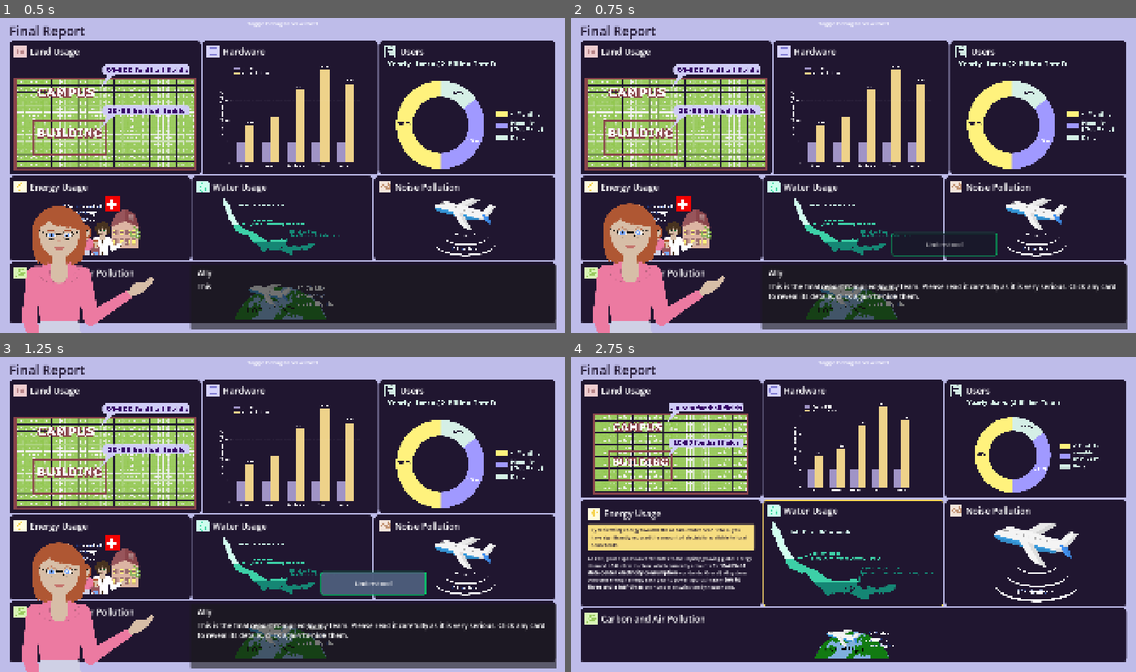
Above: before the commit, frames 1-4 (two rows, left to right).
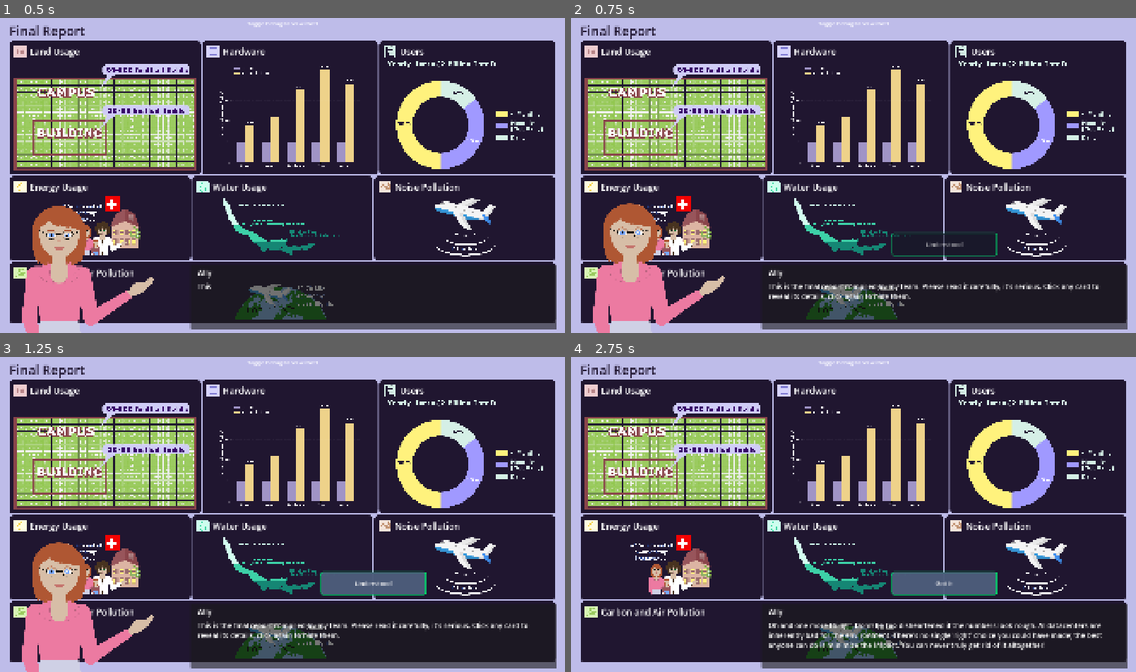
Above: after the commit, the same moments.

Repository: krishna3960/EducationTechnology
Game: Godot game, scene res://Scenes/DashboardStage.tscn
Same seed, same stepped clock (60 frames per second), same inputs: the game is played once before the commit and once after it. This scene is started directly instead of the project's main scene. The engine's default icon, where the game draws it, is replaced by a stand-in: a white triangle on a blue panel in a dark square.
Inputs (mouse positions are in pixels of both pictures, inside the frame that each line leads up to):
- Up to frame 1 (0.5 s): no input
- Up to frame 2 (0.75 s): tap Enter (ui_accept) at 0.5 s; move the mouse to (977, 159) at 0.52 s; hold D (move_right) from 0.53 s (still down); click (977, 159) at 0.67 s
- Up to frame 3 (1.25 s): keep holding D (move_right); tap Enter (ui_accept) at 0.77 s
- Up to frame 4 (2.75 s): release D (move_right) at 1.25 s; click "Understood" at 1.25 s; tap Enter (ui_accept) at 2 s; drag from (740, 530) to (825, 577) at 2.02 s

Frame 1 is identical in both runs. In frame 2, 0.6% of the frame differs, in the area x 35-97%, y 83-90%; in frame 3, 0.6%; in frame 4, 30%, in the area x 1-99%, y 7-99%.

Commit message:
feat: ally reassures there is no single best choice

Diff:
--- a/educational-game/Scripts/stages/dashboard_template.gd
+++ b/educational-game/Scripts/stages/dashboard_template.gd
@@ -3,6 +3,10 @@
 const _SFX_CYCLE: AudioStream = preload("res://Assets/Music/Just A 1 Second Woosh Sound.mp3")
 @export var _PORTRAIT: Texture2D = preload("res://Assets/scene_png/techgirl.png")
 @export var _SPEAKER: String = "Ally"
+
+@export_multiline var _INTRO_TEXT_1: String = "This is the final report compiled by my team. Please read it carefully, it's serious. Click any card to reveal its details, click again to hide them."
+@export_multiline var _INTRO_TEXT_2: String = "Oh and one more thing, {name}. Don't be too disheartened if the numbers look rough. AI datacenters are inherently bad for the environment. There's no single 'right' choice you could have made; the best anyone can do is minimize the impact. You can never truly get rid of it altogether!"
+
 var _intro_dismissed: bool = false
 
 @export_category("Global Dashboard Settings")
@@ -66,26 +70,37 @@
 	_show_intro_dialogue()
 
 func _show_intro_dialogue() -> void:
+	_show_intro_step(_INTRO_TEXT_1, "Understood", _show_second_intro_dialogue)
+
+func _show_second_intro_dialogue() -> void:
+	_show_intro_step(_INTRO_TEXT_2, "Got it", _dismiss_intro)
+
+func _show_intro_step(text: String, button_label: String, on_confirm: Callable) -> void:
 	var opts := DialogueOptions.new()
 	opts.dim = false
 	opts.auto_close = false
-	Dialogue.on_typewriter_done.connect(_mount_ok_button, CONNECT_ONE_SHOT)
-	Dialogue.show_dialogue(_PORTRAIT, _SPEAKER, "This is the final report compiled by my team. Please read it carefully as it is very serious. Click any card to reveal its details, click again to hide them.", opts, null)
-
-func _mount_ok_button() -> void:
+	var resolved: String = text.replace("{name}", GameState.player_name)
+	var on_typewriter_done := func(): _mount_intro_button(button_label, on_confirm)
+	Dialogue.on_typewriter_done.connect(on_typewriter_done, CONNECT_ONE_SHOT)
+	Dialogue.show_dialogue(_PORTRAIT, _SPEAKER, resolved, opts, null)
+
+func _mount_intro_button(label: String, on_confirm: Callable) -> void:
 	var btn := Button.new()
-	btn.text = "Understood"
+	btn.text = label
 	btn.custom_minimum_size = Vector2(360, 80)
 	Stage.style_choice_button(btn, Color(0.0, 0.8, 0.4, 1.0))
 	btn.pressed.connect(func():
 		MusicManager.play_sfx(_SFX_CYCLE)
 		Dialogue.clear_choices()
 		Dialogue.dismiss()
-		_intro_dismissed = true
+		on_confirm.call()
 	)
 	Dialogue.mount_choices([btn], "")
 	Stage.fade_in_choice_buttons([btn])
 	Stage.pulse_choice_buttons([btn])
+
+func _dismiss_intro() -> void:
+	_intro_dismissed = true
 
 func _apply_theme() -> void:
 	if background:
